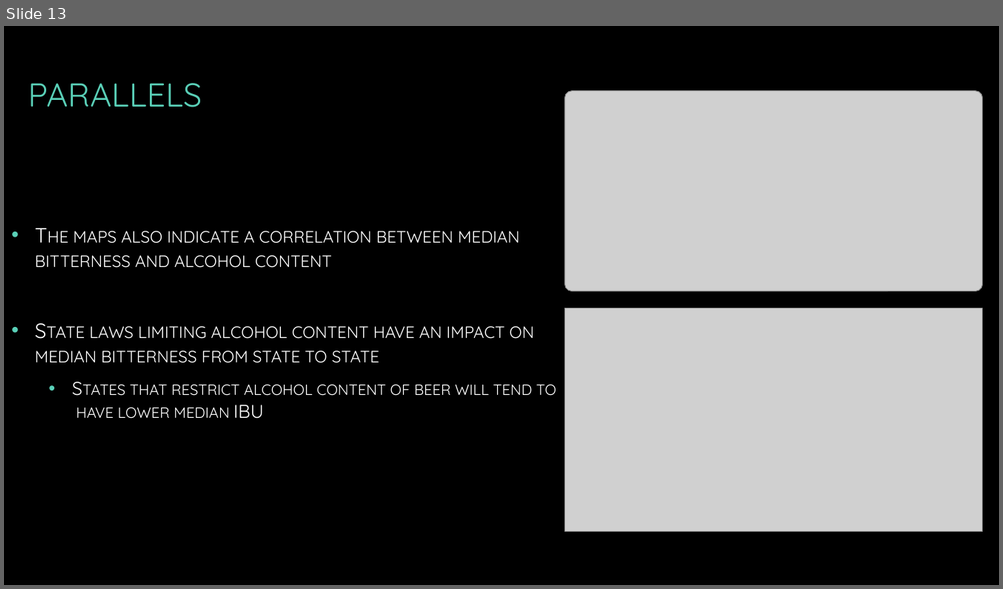
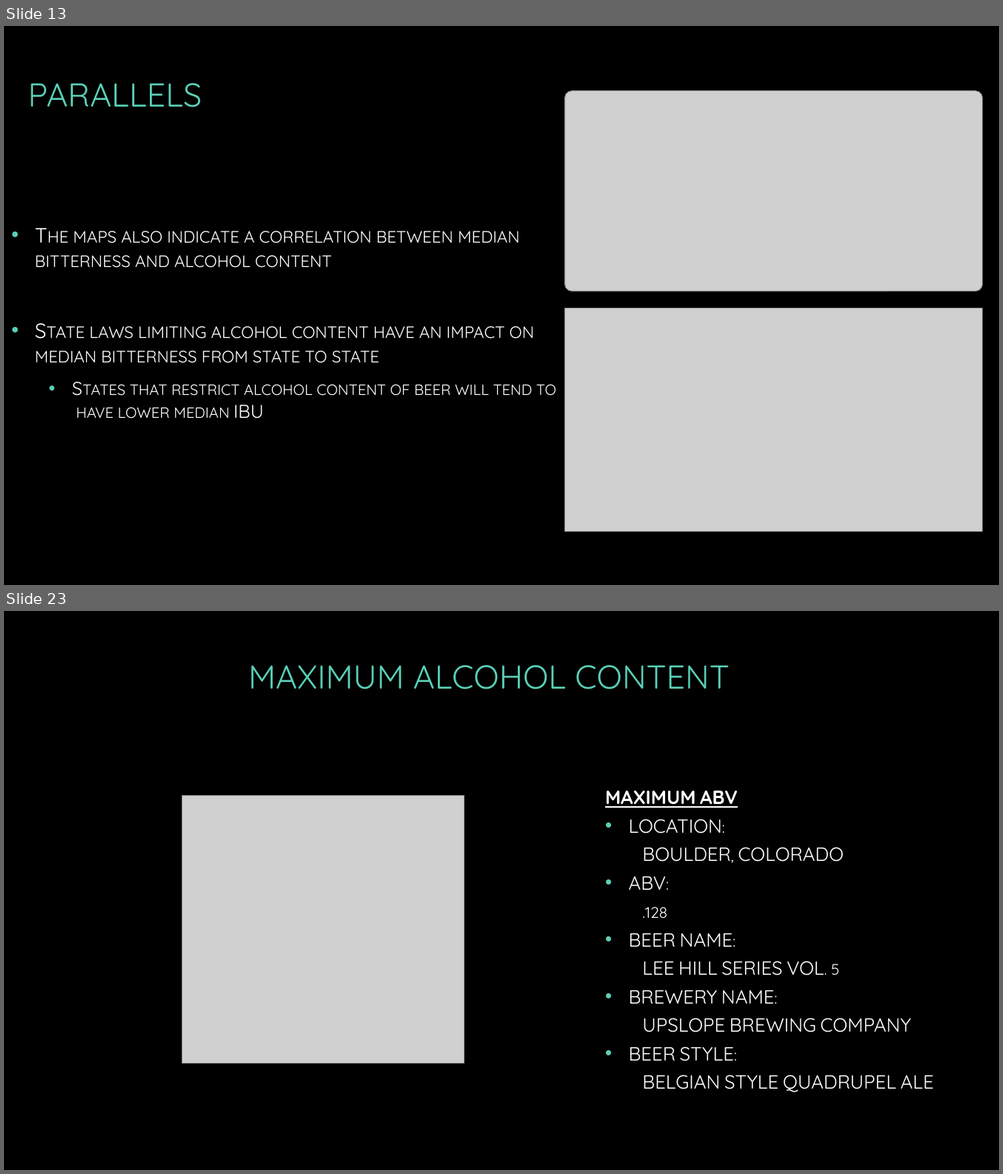
Before and after one commit to amberburnett/BeerSales, a slide deck: EDA – Beer Sales.pptx. Shown one above the other, each under a label of ours: slide 13 before the commit, slides 13 and 23 after it; the slides between them are not shown. The pictures are 1003x589 and 1003x1174 pixels, drawn with LibreOffice and Linux fonts; fonts in the diff are those of the drawing; grey boxes stand for pictures; background and template pictures are left out. Boxes give left, top, right and bottom in pixels: in the first picture for what was removed or moved away, otherwise in the second. Text is boxed around its words. In the diff, an @@ line names an element or a change of style, - is before the commit and + after.

```diff
--- a/EDA – Beer Sales.pptx
+++ b/EDA – Beer Sales.pptx
@@ slide 23 added at [4,611,999,1170], background picture (left out) @@
@@ title added at [248,665,728,689], 32 pt, text #5AD0B8 @@
+MAXIMUM ALCOHOL CONTENT
@@ picture added at [182,796,464,1063] @@
@@ text added at [605,790,933,1093], 18.5 pt, text #FFFFFF, small capitals @@
+MAXIMUM ABV
+• LOCATION:
+BOULDER, COLORADO
+• ABV:
+.128
+• BEER NAME:
+LEE HILL SERIES VOL. 5
+• BREWERY NAME:
+UPSLOPE BREWING COMPANY
+• BEER STYLE:
+BELGIAN STYLE QUADRUPEL ALE
```
Also in this commit, not shown: 13 other slides added.
